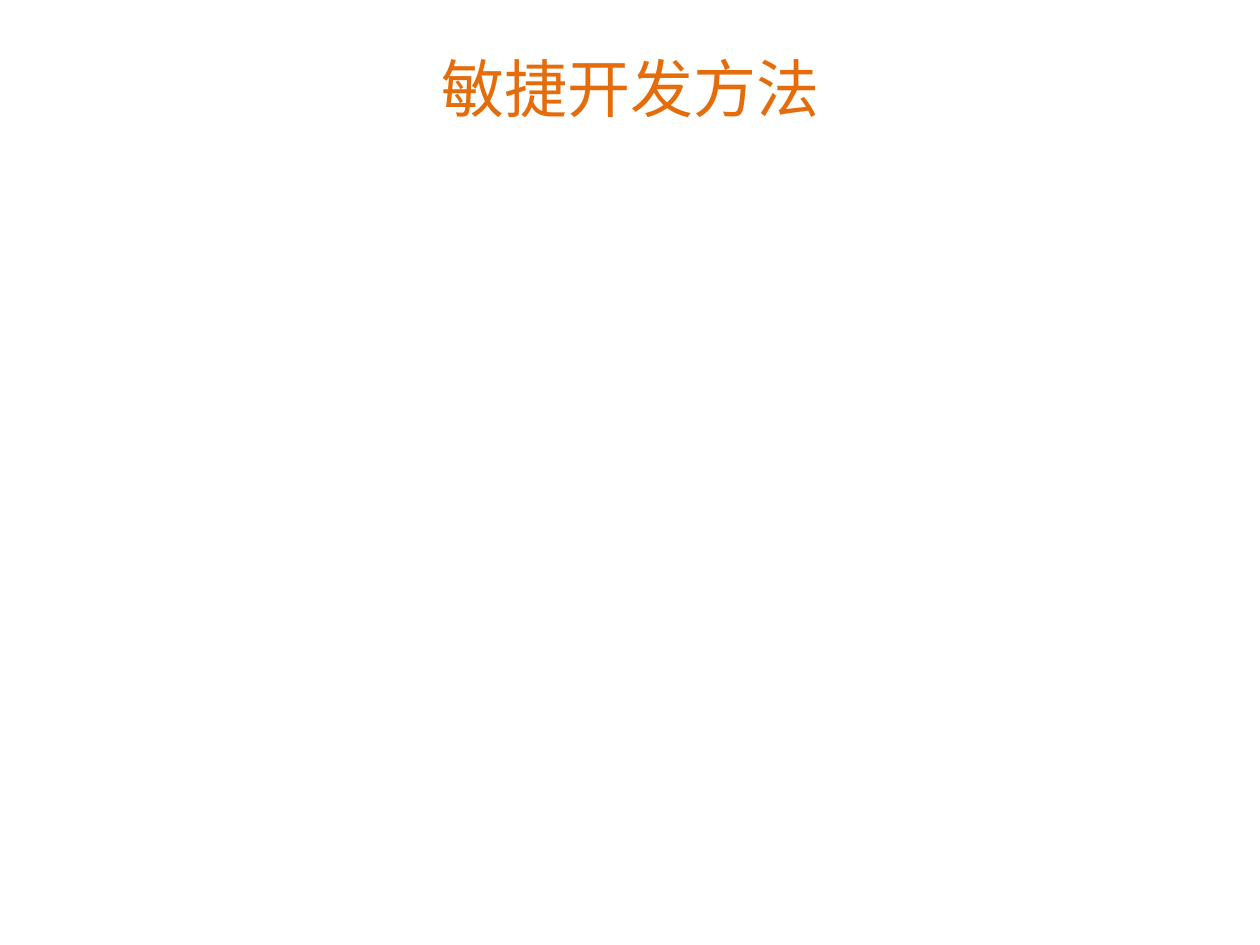
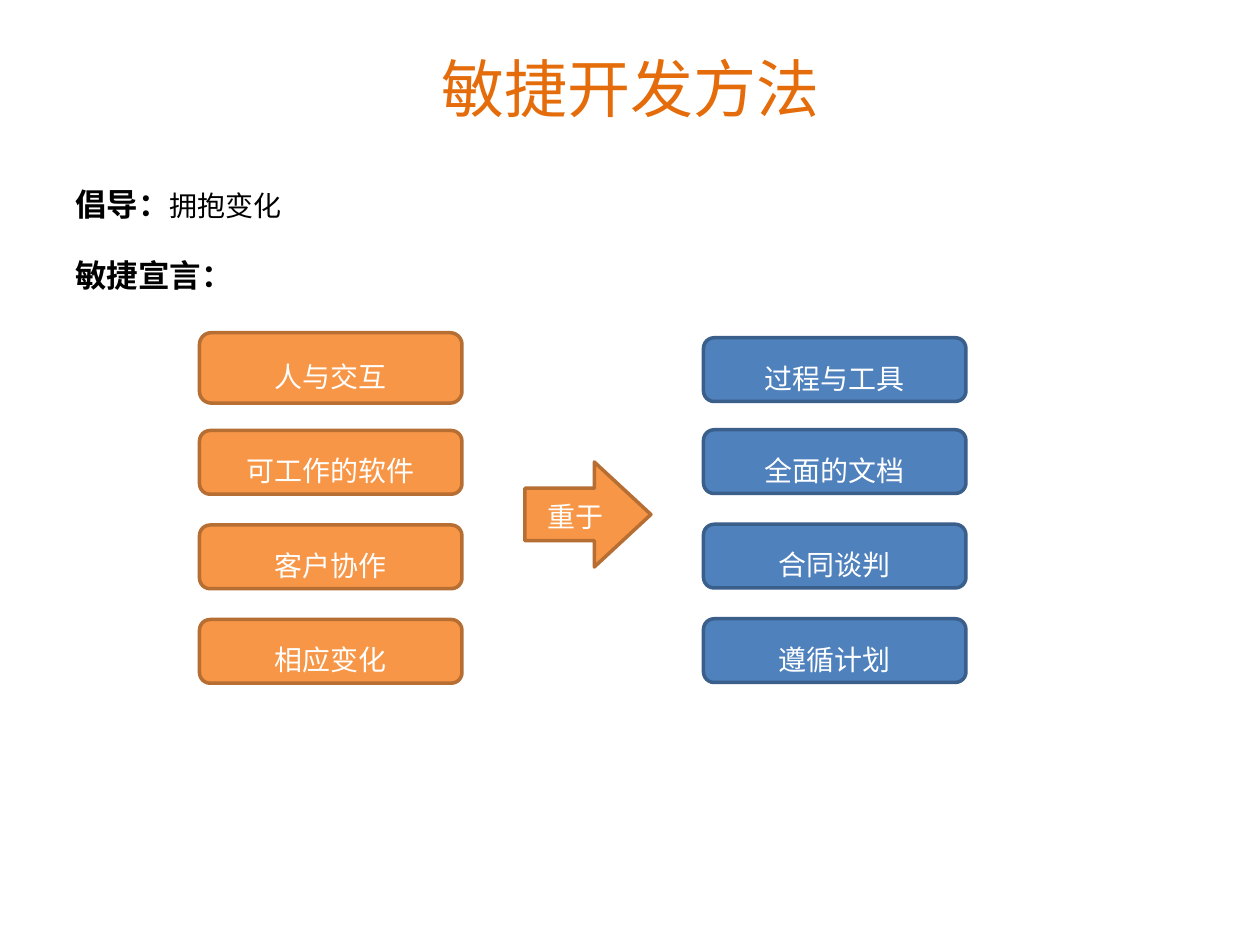
Before and after one commit to Benguan/document, a slide deck: slide 8 of 上大培训：scrum和vs2012 部分.pptx. Drawn at 1260x945 pixels with LibreOffice and Linux fonts; fonts in the diff are those of the drawing; background and template pictures are left out. Boxes give left, top, right and bottom in pixels: in the first picture for what was removed or moved away, otherwise in the second. Text is boxed around its words. In the diff, an @@ line names an element or a change of style, - is before the commit and + after.

```diff
--- a/上大培训：scrum和vs2012 部分.pptx
+++ b/上大培训：scrum和vs2012 部分.pptx
@@ text added at (75, 189, 282, 290), 18 pt, text #000000, bold @@
+倡导：拥抱变化
+敏捷宣言：
@@ rounded rectangle added at (199, 333, 461, 403), fill #F79646, outline #B76F34 2 pt, 16 pt, text #FFFFFF @@
+人与交互
@@ rounded rectangle added at (703, 338, 965, 402), fill #4F81BD, outline #3A5F8C 2 pt, 16 pt, text #FFFFFF @@
+过程与工具
@@ rounded rectangle added at (199, 431, 461, 495), fill #F79646, outline #B76F34 2 pt, 16 pt, text #FFFFFF @@
+可工作的软件
@@ rounded rectangle added at (703, 430, 965, 494), fill #4F81BD, outline #3A5F8C 2 pt, 16 pt, text #FFFFFF @@
+全面的文档
@@ right arrow added at (525, 462, 651, 567), fill #F79646, outline #B76F34 2 pt @@
@@ text added at (548, 504, 604, 529), 16 pt, text #FFFFFF @@
+重于
@@ rounded rectangle added at (199, 525, 461, 590), fill #F79646, outline #B76F34 2 pt, 16 pt, text #FFFFFF @@
+客户协作
@@ rounded rectangle added at (703, 524, 965, 588), fill #4F81BD, outline #3A5F8C 2 pt, 16 pt, text #FFFFFF @@
+合同谈判
@@ rounded rectangle added at (199, 620, 461, 684), fill #F79646, outline #B76F34 2 pt, 16 pt, text #FFFFFF @@
+相应变化
@@ rounded rectangle added at (703, 619, 965, 683), fill #4F81BD, outline #3A5F8C 2 pt, 16 pt, text #FFFFFF @@
+遵循计划
```
Also in this commit, not shown: 1 other slide changed, 4 slides added.
